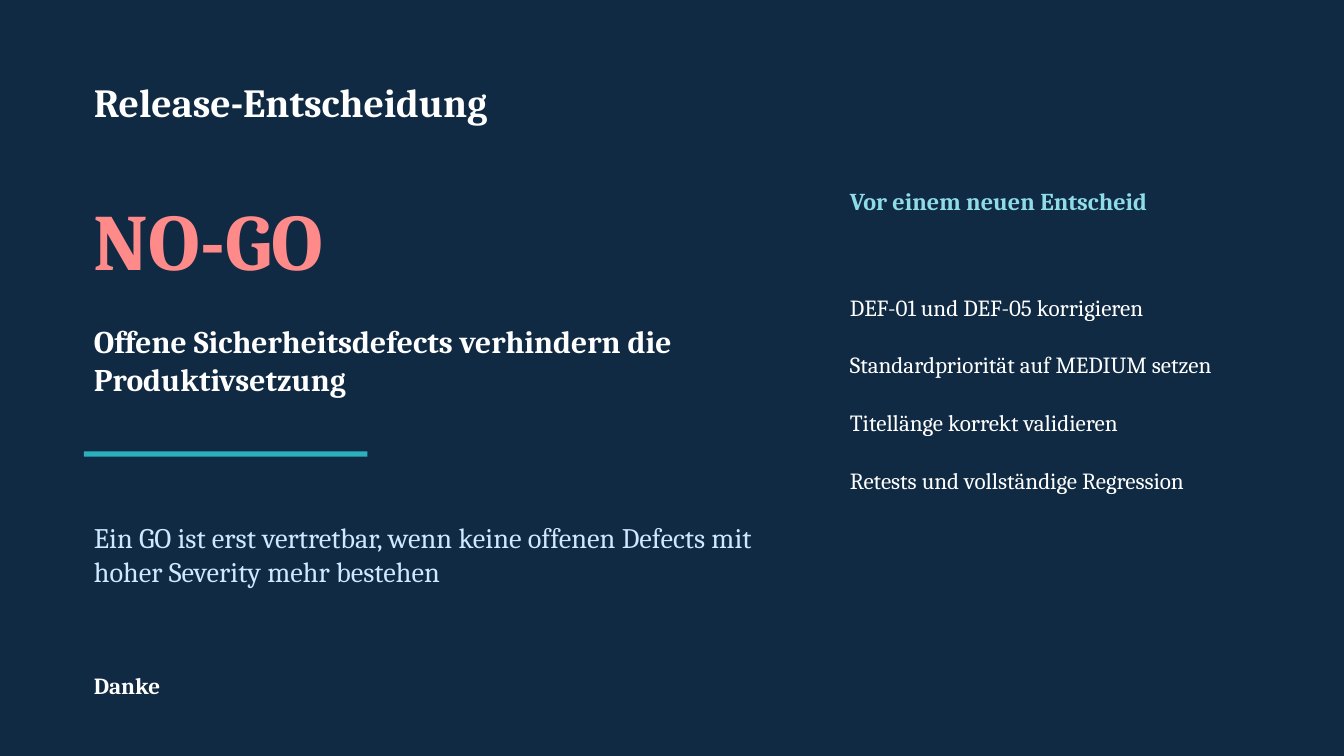
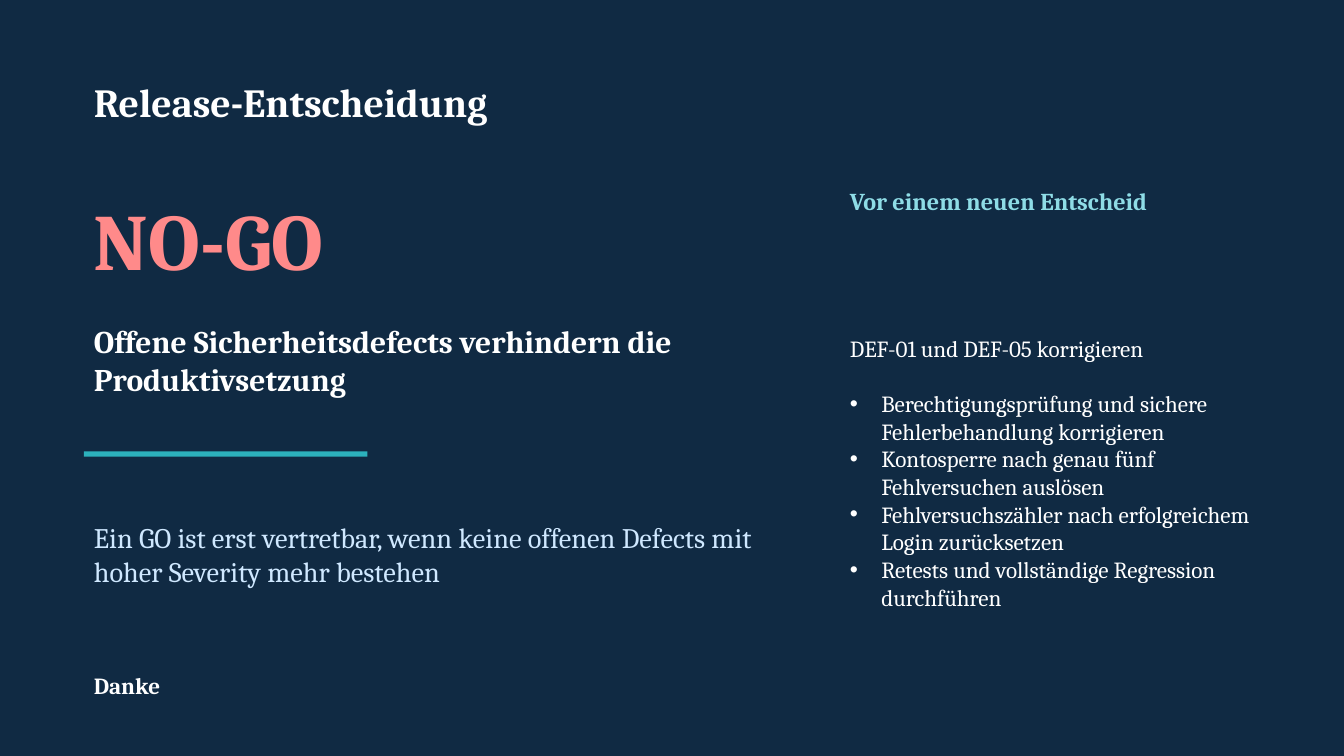
Before and after one commit to Sla1992/M450, a slide deck: slide 8 of Praesentation.pptx. Drawn at 1344x756 pixels with LibreOffice and Linux fonts; fonts in the diff are those of the drawing. Boxes give left, top, right and bottom in pixels: in the first picture for what was removed or moved away, otherwise in the second. Text is boxed around its words. In the diff, an @@ line names an element or a change of style, - is before the commit and + after.

```diff
--- a/Praesentation.pptx
+++ b/Praesentation.pptx
@@ text at <box>881,395,1250,606</box>: text changed @@
-Standardpriorität auf MEDIUM setzen
-Titellänge korrekt validieren
-Retests und vollständige Regression
+• Berechtigungsprüfung und sichere Fehlerbehandlung korrigieren
+• Kontosperre nach genau fünf Fehlversuchen auslösen
+• Fehlversuchszähler nach erfolgreichem Login zurücksetzen
+• Retests und vollständige Regression durchführen
```
Also in this commit, not shown: 4 other slides changed, 15 other files.
